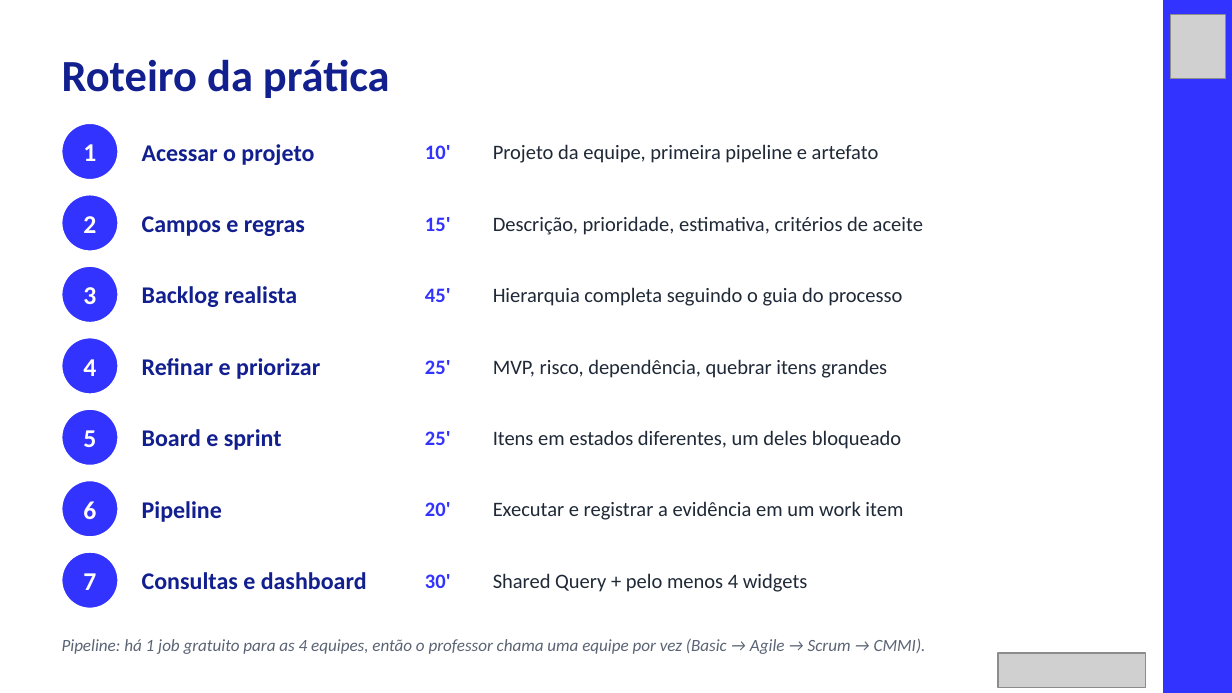
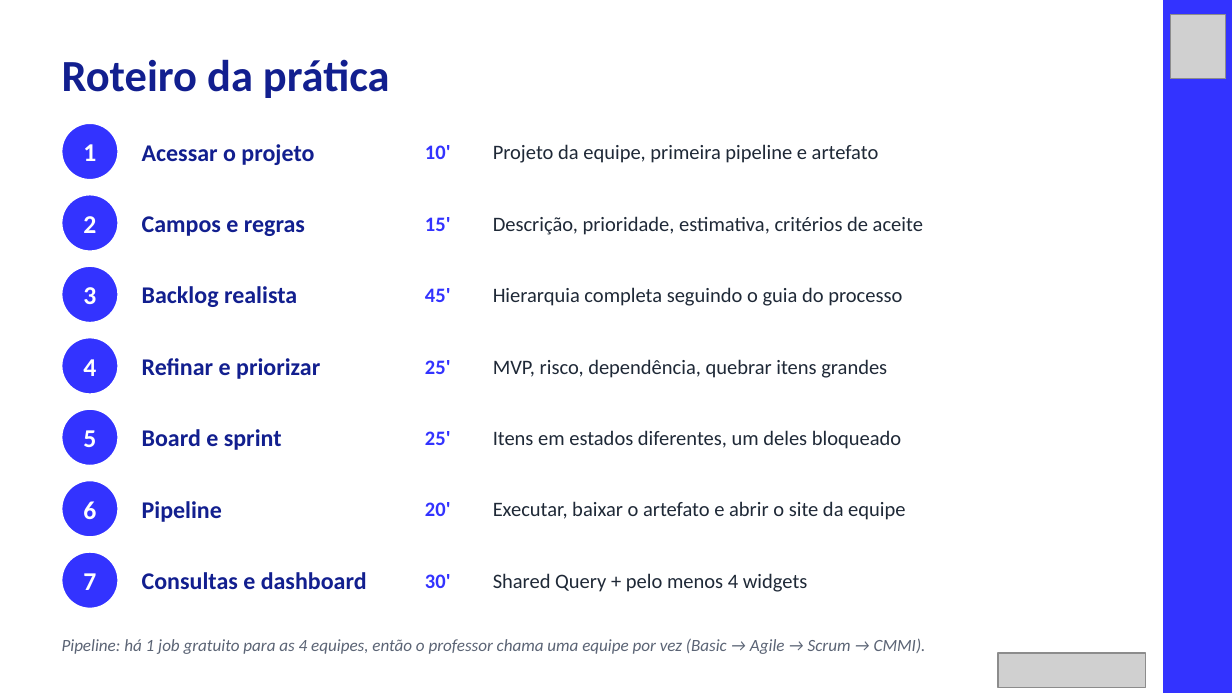
Before and after one commit to unifor-docente/azure-devops-planejamento-hands-on, a slide deck: slide 23 of slides/Apresentacao_Azure_DevOps_2026-09-29.pptx. Drawn at 1232x693 pixels with LibreOffice and Linux fonts; fonts in the diff are those of the drawing; grey boxes stand for pictures. Boxes give left, top, right and bottom in pixels: in the first picture for what was removed or moved away, otherwise in the second. Text is boxed around its words. In the diff, an @@ line names an element or a change of style, - is before the commit and + after.

```diff
--- a/slides/Apresentacao_Azure_DevOps_2026-09-29.pptx
+++ b/slides/Apresentacao_Azure_DevOps_2026-09-29.pptx
@@ text at box(493, 501, 905, 520): text changed @@
-Executar e registrar a evidência em um work item
+Executar, baixar o artefato e abrir o site da equipe
```
Also in this commit, not shown: 21 other files.
